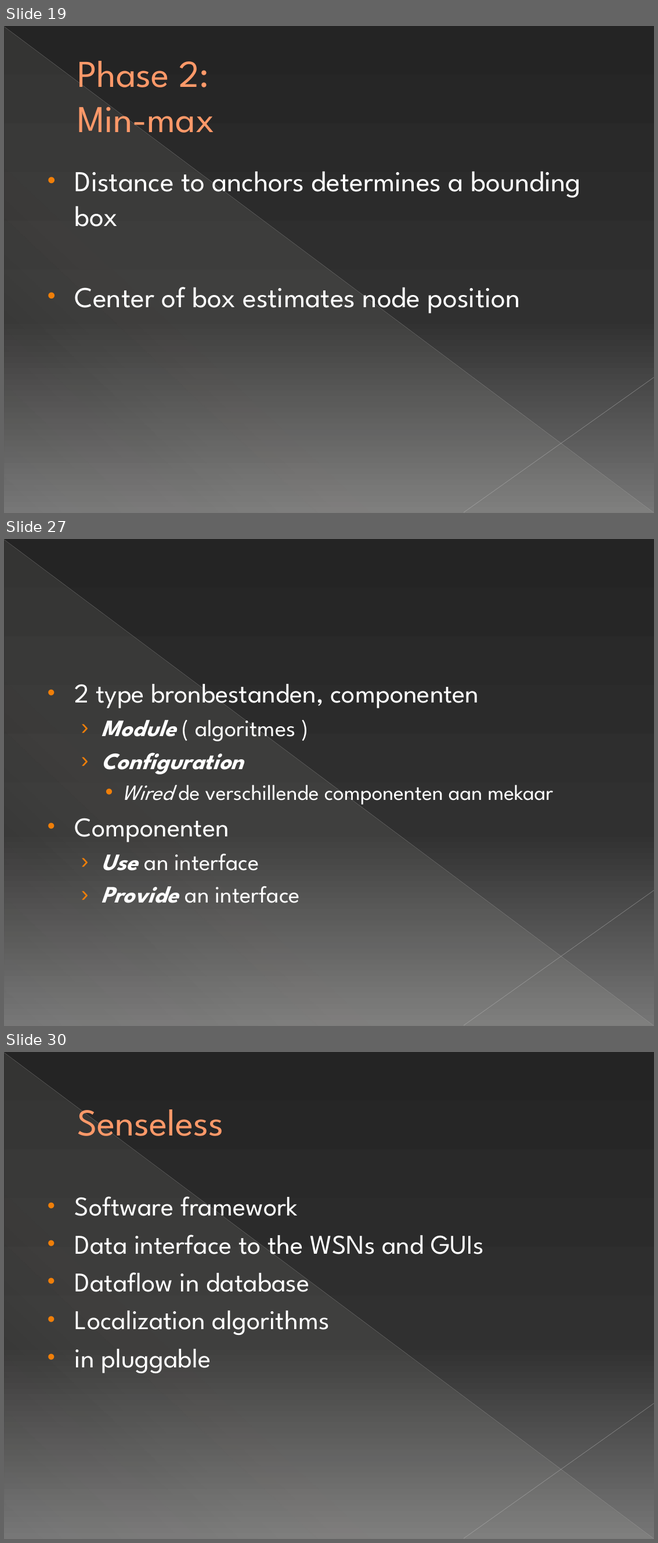
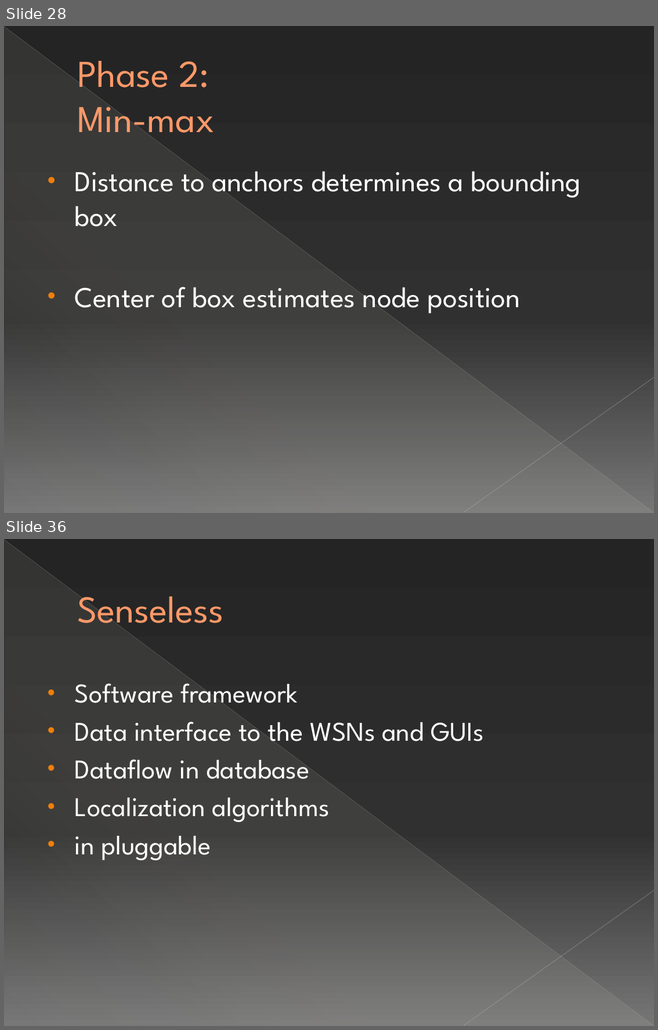
Before and after one commit to michelecorrea3/wsnlocalizationscala, a slide deck: Resources/WSN localization with Senseless framework.pptx. Shown one above the other, each under a label of ours: slides 19, 27 and 30 before the commit, slides 28 and 36 after it; the slides between them are not shown. The pictures are 658x1543 and 658x1030 pixels, drawn with LibreOffice and Linux fonts; fonts in the diff are those of the drawing. Boxes give left, top, right and bottom in pixels: in the first picture for what was removed or moved away, otherwise in the second. Text is boxed around its words. In the diff, an @@ line names an element or a change of style, - is before the commit and + after.

```diff
--- a/Resources/WSN localization with Senseless framework.pptx
+++ b/Resources/WSN localization with Senseless framework.pptx
@@ slide 27 removed at bbox=[4, 539, 654, 1026], background gradient #242424 to #303030 to #767676; not listed: 3 template elements that a slide beside it also shows @@
@@ text removed at bbox=[75, 675, 553, 903] @@
-• 2 type bronbestanden, componenten
-  › Module ( algoritmes )
-  › Configuration
-    • Wired de verschillende componenten aan mekaar
-• Componenten
-  › Use an interface
-  › Provide an interface
@@ what was slide 19 is now slide 28 @@
@@ what was slide 30 is now slide 36 @@
```
Also in this commit, not shown: 3 slides changed, 16 slides added, 9 other slides removed.
